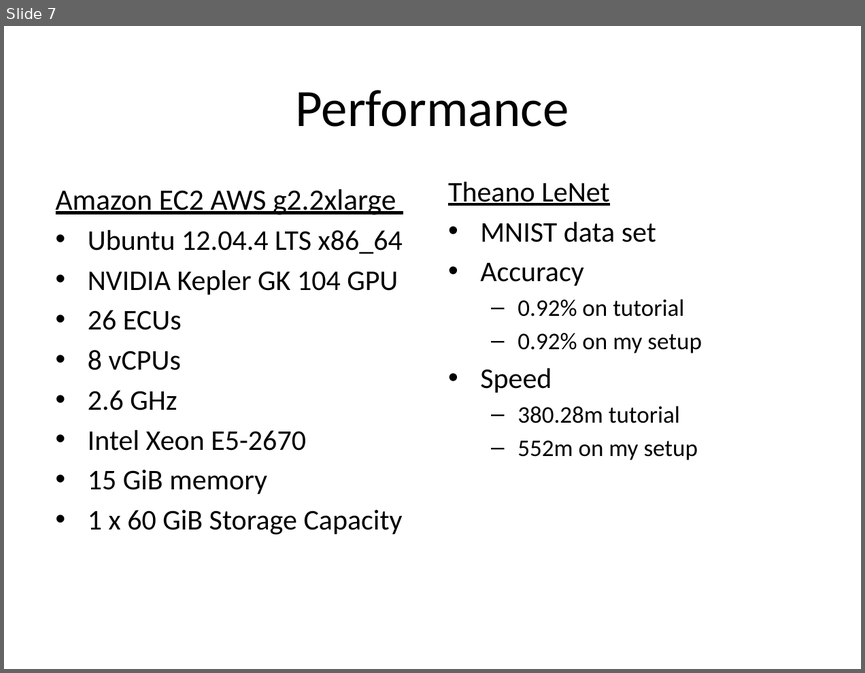
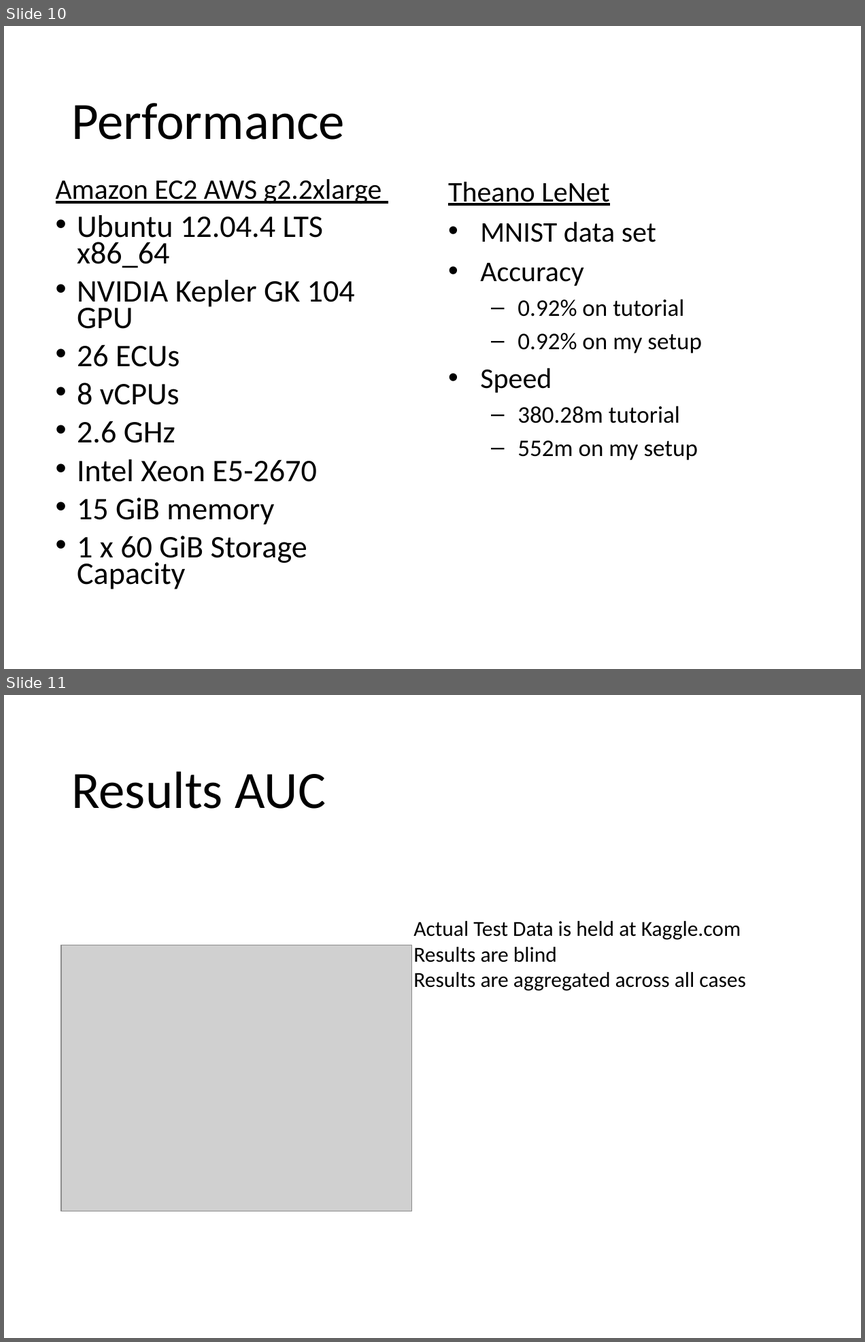
Before and after one commit to rbroberg/uccs.edu, a slide deck: cs5870/project/LeNet5 EEG.pptx. Shown one above the other, each under a label of ours: slide 7 before the commit, slides 10 and 11 after it. The pictures are 865x673 and 865x1342 pixels, drawn with LibreOffice and Linux fonts; fonts in the diff are those of the drawing; grey boxes stand for pictures. Boxes give left, top, right and bottom in pixels: in the first picture for what was removed or moved away, otherwise in the second. Text is boxed around its words. In the diff, an @@ line names an element or a change of style, - is before the commit and + after.

```diff
--- a/cs5870/project/LeNet5 EEG.pptx
+++ b/cs5870/project/LeNet5 EEG.pptx
@@ slide 11 added at [4, 695, 861, 1338], background #FFFFFF @@
@@ title added at [71, 771, 326, 809], 44 pt, text #000000 @@
+Results AUC
@@ text added at [413, 921, 745, 991], 18 pt, text #000000 @@
+Actual Test Data is held at Kaggle.com
+Results are blind
+Results are aggregated across all cases
@@ picture added at [61, 945, 412, 1211] @@
@@ what was slide 7 is now slide 10 @@
@@ slide 10 changed as well @@
@@ title "Performance": place and size @@
-title "Performance" at [296, 90, 569, 127]
+title "Performance" at [71, 103, 345, 140]
@@ title "Performance" at [71, 103, 345, 140]: alignment centre to left; line spacing 1 to 0.9 @@
@@ text "Amazon EC2 AWS g2.2xlarge" at [56, 179, 382, 589]: size 24.8 to 23.8 pt in "Amazon EC2 AWS g2.2xlarge"; size 24 to 26.4 pt in "Ubuntu 12.04.4 LTS x86_64", "NVIDIA Kepler GK 104 GPU", "26 ECUs", "8 vCPUs" and 4 more places; line spacing 1 to 0.7; more space between paragraphs; indent changed @@
```
Also in this commit, not shown: 4 other slides changed, 6 other slides added, 4 slides removed.
